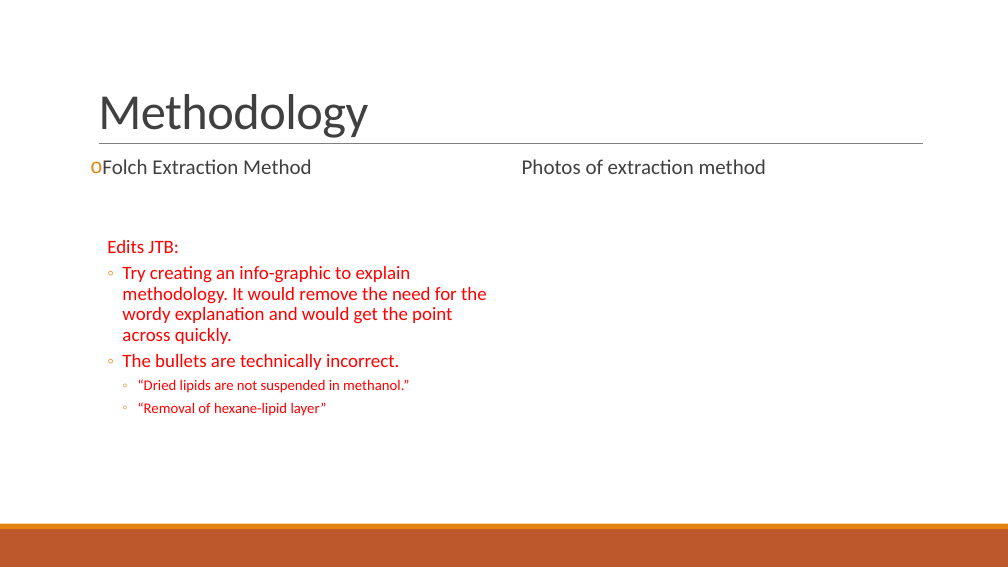
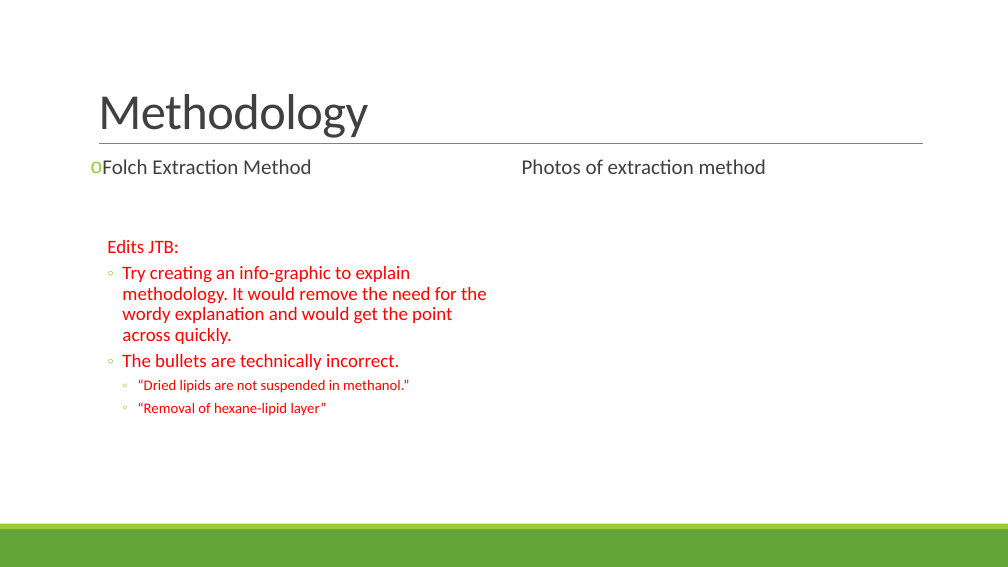
Before and after one commit to jamestbrown5/2018_Undergrad-Summer-Project, a slide deck: slide 5 of Documents/Summer Project Presentation.pptx. Drawn at 1008x567 pixels with LibreOffice and Linux fonts; fonts in the diff are those of the drawing. Boxes give left, top, right and bottom in pixels: in the first picture for what was removed or moved away, otherwise in the second. Text is boxed around its words. In the diff, an @@ line names an element or a change of style, - is before the commit and + after.

```diff
--- a/Documents/Summer Project Presentation.pptx
+++ b/Documents/Summer Project Presentation.pptx
@@ text at <box>102,159,487,416</box>: bullet colour #E48312 to #99CB38 @@
@@ rectangle at <box>0,529,1008,567</box>: fill #BD582C to #63A537 @@
@@ rectangle at <box>0,524,1008,529</box>: fill #E48312 to #99CB38 @@
```
Also in this commit, not shown: 16 other slides changed, 1 slide added.
